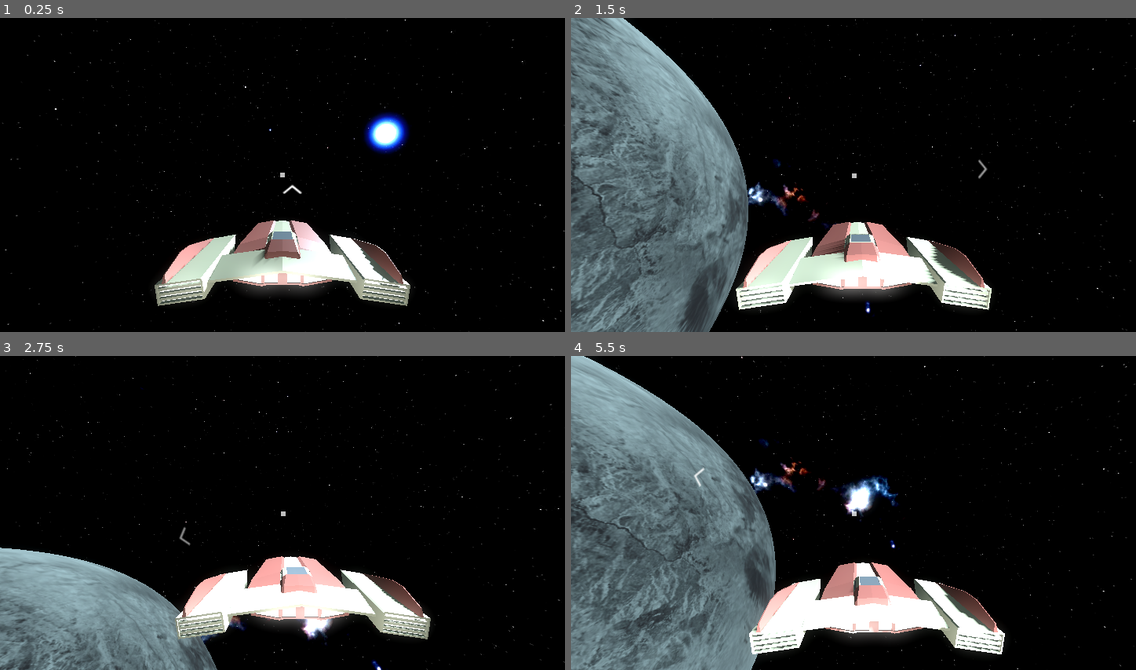
Above: before the commit, frames 1-4 (two rows, left to right).
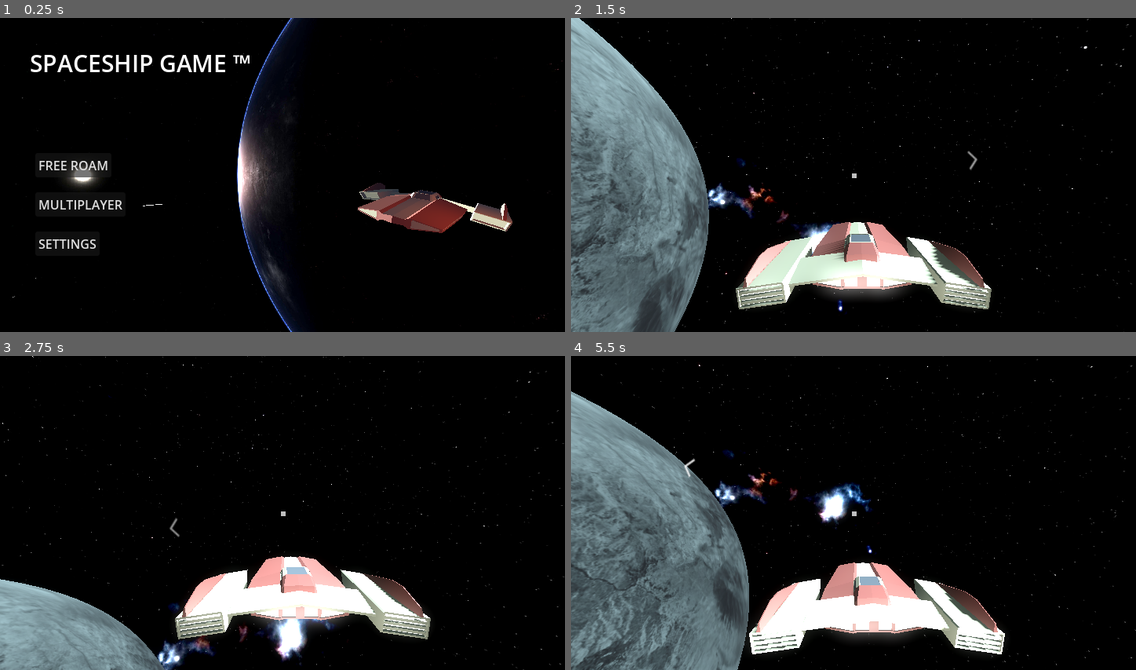
Above: after the commit, the same moments.

Repository: sacul2345/spaceshipGAME
Game: Godot game, scene res://scenes/MainMenu.tscn
The game is run twice, just before and just after one commit, with the same random seed, the same clock (stepped at 60 frames per second) and the same inputs. Before the commit the project starts from res://scenes/game_area.tscn.
Inputs (mouse positions are in pixels of both pictures, inside the frame that each line leads up to):
- Up to frame 1 (0.25 s): no input
- Up to frame 2 (1.5 s): click (644, 165) at 0.5 s, where only the run after the commit has a clickable "FREE ROAM"; move the mouse to (977, 159) at 1.27 s; hold E (roll_Right) from 1.28 s (still down); hold F (attack) from 1.28 s (still down)
- Up to frame 3 (2.75 s): move the mouse to (169, 528) at 2.02 s; release E (roll_Right) at 2.03 s; release F (attack) at 2.03 s; hold S (back) from 2.03 s (still down); tap Shift (boost) at 2.1 s
- Up to frame 4 (5.5 s): move the mouse to (910, 443) at 2.77 s; release S (back) at 2.78 s; hold E (roll_Right) 2.78-3.53 s; hold W (foward) 2.78-3.53 s; move the mouse to (825, 575) at 3.52 s; hold Space (up) 3.53-4.28 s; tap F (attack) at 3.6 s; move the mouse to (1023, 560) at 4.27 s; hold Shift (boost) 4.28-5.03 s; hold Q (roll_Left) from 4.28 s (still down); move the mouse to (684, 465) at 5.02 s; tap W (foward) at 5.1 s

The runs differ from the first frame. In frame 1, 16% of the frame differs, in the area x 0-100%, y 0-100%; in frame 2, 20%; in frame 3, 10%; in frame 4, 19%.

Commit message:
added a main menu! also finally fixed that dumbass stupid ass corssair beimg off center bullshit...

Diff:
--- /dev/null
+++ b/models/spaceshiptest_2.gd
@@ -0,0 +1,8 @@
+extends Node3D
+var time : float
+
+func _process(delta: float) -> void:
+
+	position.y += sin(.4*time) * delta
+	rotation.x = 2*sin(.4*time) * delta
+	time+=.01
--- a/project.godot
+++ b/project.godot
@@ -11,7 +11,7 @@
 [application]
 
 config/name="Spaceship Game"
-run/main_scene="res://scenes/game_area.tscn"
+run/main_scene="uid://cwuq4xsukjck7"
 config/features=PackedStringArray("4.4", "Forward Plus")
 config/icon="res://icon.svg"
 
@@ -94,3 +94,4 @@
 
 renderer/rendering_method="gl_compatibility"
 renderer/rendering_method.mobile="gl_compatibility"
+textures/vram_compression/import_etc2_astc=true
--- /dev/null
+++ b/scenes/MainMenu.tscn
@@ -0,0 +1,135 @@
+[gd_scene load_steps=14 format=3 uid="uid://cwuq4xsukjck7"]
+
+[ext_resource type="Texture2D" uid="uid://yxxvdpr3hji0" path="res://textures/artplanetskybox.jpg" id="1_ow34m"]
+[ext_resource type="PackedScene" uid="uid://cw6kmw1ilhxi7" path="res://models/spaceshiptest2.glb" id="2_0ykhv"]
+[ext_resource type="Script" uid="uid://dol6mhh2fme11" path="res://models/spaceshiptest_2.gd" id="3_2wh52"]
+[ext_resource type="AudioStream" uid="uid://d1tth2amwplqm" path="res://audio/engine3.wav" id="4_ow34m"]
+[ext_resource type="AudioStream" uid="uid://drvdk5fsuy4el" path="res://audio/music/Cosmic Interlude.mp3" id="5_826wr"]
+[ext_resource type="Script" uid="uid://dm58ccq2xis48" path="res://scenes/Mainmenu.gd" id="5_ucygd"]
+[ext_resource type="AudioStream" uid="uid://co1ullbe4bdli" path="res://audio/music/Inner Guidance.mp3" id="6_ucygd"]
+
+[sub_resource type="PanoramaSkyMaterial" id="PanoramaSkyMaterial_0ykhv"]
+panorama = ExtResource("1_ow34m")
+filter = false
+energy_multiplier = 2.0
+
+[sub_resource type="Sky" id="Sky_2wh52"]
+sky_material = SubResource("PanoramaSkyMaterial_0ykhv")
+
+[sub_resource type="Environment" id="Environment_ow34m"]
+background_mode = 2
+sky = SubResource("Sky_2wh52")
+ambient_light_source = 2
+ambient_light_color = Color(0.184314, 0.219608, 0.321569, 1)
+fog_light_color = Color(0.827597, 0.757706, 0.695, 1)
+
+[sub_resource type="StandardMaterial3D" id="StandardMaterial3D_3m36u"]
+shading_mode = 0
+albedo_color = Color(0.962546, 0.962546, 0.962546, 1)
+
+[sub_resource type="TubeTrailMesh" id="TubeTrailMesh_0ykhv"]
+material = SubResource("StandardMaterial3D_3m36u")
+radius = 0.001
+section_length = 0.01
+cap_top = false
+cap_bottom = false
+
+[sub_resource type="AudioStreamPlaylist" id="AudioStreamPlaylist_ow34m"]
+shuffle = true
+fade_time = 1.0
+stream_count = 2
+stream_0 = ExtResource("6_ucygd")
+stream_1 = ExtResource("5_826wr")
+
+[node name="Menu" type="Node3D"]
+
+[node name="WorldEnvironment" type="WorldEnvironment" parent="."]
+environment = SubResource("Environment_ow34m")
+
+[node name="Camera3D" type="Camera3D" parent="."]
+transform = Transform3D(-0.698303, 0, -0.715802, 0, 1, 0, 0.715802, 0, -0.698303, 0, 0, 0)
+
+[node name="DirectionalLight3D" type="DirectionalLight3D" parent="."]
+transform = Transform3D(-4.37114e-08, 0, 1, 0, 1, 0, -1, 0, -4.37114e-08, 5.53534, 0, 0)
+light_energy = 5.0
+
+[node name="spaceshiptest2" parent="." instance=ExtResource("2_0ykhv")]
+transform = Transform3D(0.990268, -0.139173, 0, 0.139173, 0.990268, 0, 0, 0, 1, 4.77818, -4.61618, 14.8348)
+script = ExtResource("3_2wh52")
+
+[node name="enginehum" type="AudioStreamPlayer3D" parent="spaceshiptest2"]
+transform = Transform3D(0.99022, 0.139519, 0, -0.139519, 0.99022, 0, 0, 0, 1, -4.0874, 5.23768, 0.770836)
+stream = ExtResource("4_ow34m")
+volume_db = 1.0
+pitch_scale = 0.4
+autoplay = true
+
+[node name="SpotLight3D" type="SpotLight3D" parent="spaceshiptest2"]
+transform = Transform3D(-0.524953, 0.404191, -0.749036, 0.0737772, 0.898344, 0.433054, 0.847928, 0.172071, -0.501408, -11.4851, 6.27567, -2.13839)
+light_color = Color(0.693229, 0.328853, 0.15179, 1)
+light_energy = 16.0
+spot_range = 21.2236
+
+[node name="spaceDust" type="CPUParticles3D" parent="."]
+transform = Transform3D(0.999997, 0, 0, 0, -4.37112e-08, -0.999995, 0, 0.999995, -4.37112e-08, 2.65457, 3.53281, -39.0414)
+cast_shadow = 0
+ignore_occlusion_culling = true
+gi_mode = 0
+amount = 80
+mesh = SubResource("TubeTrailMesh_0ykhv")
+emission_shape = 2
+emission_sphere_radius = 35.0
+direction = Vector3(0, 1, 0)
+spread = 0.0
+gravity = Vector3(0, 0, 0)
+initial_velocity_min = 50.0
+initial_velocity_max = 150.0
+scale_amount_max = 100.0
+
+[node name="Control" type="Control" parent="." node_paths=PackedStringArray("freeRoamButton")]
+layout_mode = 3
+anchors_preset = 0
+offset_right = 40.0
+offset_bottom = 40.0
+script = ExtResource("5_ucygd")
+freeRoamButton = NodePath("Free Roam Button")
+
+[node name="Label" type="Label" parent="Control"]
+layout_mode = 0
+offset_left = 38.0
+offset_top = 36.0
+offset_right = 320.0
+offset_bottom = 97.0
+theme_override_font_sizes/font_size = 30
+text = "SPACESHIP GAME ™"
+
+[node name="Free Roam Button" type="Button" parent="Control"]
+layout_mode = 2
+offset_left = 45.0
+offset_top = 172.0
+offset_right = 53.0
+offset_bottom = 180.0
+text = "FREE ROAM"
+
+[node name="Multiplayer button" type="Button" parent="Control"]
+layout_mode = 0
+offset_left = 45.0
+offset_top = 222.0
+offset_right = 53.0
+offset_bottom = 230.0
+text = "MULTIPLAYER"
+
+[node name="Button" type="Button" parent="Control"]
+layout_mode = 0
+offset_left = 45.0
+offset_top = 272.0
+offset_right = 127.0
+offset_bottom = 303.0
+text = "SETTINGS"
+
+[node name="Menu Music" type="AudioStreamPlayer" parent="."]
+stream = SubResource("AudioStreamPlaylist_ow34m")
+volume_db = -1.0
+autoplay = true
+
+[connection signal="pressed" from="Control/Free Roam Button" to="Control" method="_on_free_roam_button_pressed"]
--- /dev/null
+++ b/scenes/Mainmenu.gd
@@ -0,0 +1,10 @@
+extends Control
+
+@export var freeRoamButton : Button
+var freeRoamScene = load("res://scenes/game_area.tscn")
+
+
+func _on_free_roam_button_pressed() -> void:
+	get_tree().change_scene_to_file("res://scenes/game_area.tscn")
+	Input.set_mouse_mode(Input.MOUSE_MODE_HIDDEN)
+	Hud.visible = true
--- a/scenes/hud.tscn
+++ b/scenes/hud.tscn
@@ -5,6 +5,7 @@
 [ext_resource type="Script" uid="uid://bwsf8pdq64hqx" path="res://scripts/movingCross.gd" id="3_h56q6"]
 
 [node name="Hud" type="CanvasLayer"]
+visible = false
 
 [node name="centerCross" type="TextureRect" parent="."]
 anchors_preset = 8
@@ -13,9 +14,9 @@
 anchor_right = 0.5
 anchor_bottom = 0.5
 offset_left = -1.0
-offset_top = -1.0
+offset_top = -0.999985
 offset_right = 1.0
-offset_bottom = 1.0
+offset_bottom = 1.00002
 grow_horizontal = 2
 grow_vertical = 2
 scale = Vector2(3.06, 3.06)
@@ -31,8 +32,10 @@
 anchor_top = 0.5
 anchor_right = 0.5
 anchor_bottom = 0.5
-offset_right = 25.0
-offset_bottom = 25.0
+offset_left = -12.5
+offset_top = -12.5
+offset_right = 12.5
+offset_bottom = 12.5
 grow_horizontal = 2
 grow_vertical = 2
 pivot_offset = Vector2(12.5, 12.5)
@@ -42,3 +45,5 @@
 expand_mode = 1
 script = ExtResource("3_h56q6")
 centerCross = NodePath("../centerCross")
+
+[connection signal="tree_entered" from="." to="movingCross" method="_on_hud_tree_entered"]
--- a/scenes/ship.tscn
+++ b/scenes/ship.tscn
@@ -6,11 +6,11 @@
 [ext_resource type="Script" uid="uid://xdo2blghyipu" path="res://scripts/spaceDust.gd" id="4_anfqm"]
 [ext_resource type="Script" uid="uid://ctl0u3u0xe4v" path="res://scripts/Weapons.gd" id="6_o6kr3"]
 [ext_resource type="Texture2D" uid="uid://dpnxlmbtqty0c" path="res://textures/FOOTAGECRATE-MachingGunMuzzleFlashSide3-prev-full.png" id="7_1luoq"]
-[ext_resource type="AudioStream" uid="uid://wc1b7uiglcao" path="res://gunshot.wav" id="7_03y04"]
-[ext_resource type="AudioStream" uid="uid://cp1fsgr6kdl6p" path="res://engine.wav" id="8_8qiel"]
-[ext_resource type="AudioStream" uid="uid://d1tth2amwplqm" path="res://engine3.wav" id="8_bseor"]
+[ext_resource type="AudioStream" uid="uid://wc1b7uiglcao" path="res://audio/gunshot.wav" id="7_03y04"]
+[ext_resource type="AudioStream" uid="uid://cp1fsgr6kdl6p" path="res://audio/engine.wav" id="8_8qiel"]
+[ext_resource type="AudioStream" uid="uid://d1tth2amwplqm" path="res://audio/engine3.wav" id="8_bseor"]
 [ext_resource type="Script" uid="uid://dts242s7lh2sq" path="res://scripts/ShipAudio.gd" id="9_itrim"]
-[ext_resource type="AudioStream" uid="uid://d11vtihx1nofj" path="res://enginewah.wav" id="11_tlr80"]
+[ext_resource type="AudioStream" uid="uid://d11vtihx1nofj" path="res://audio/enginewah.wav" id="11_tlr80"]
 
 [sub_resource type="BoxShape3D" id="BoxShape3D_8wen1"]
 size = Vector3(5.66, 0.901, 6.976)
--- a/scripts/Weapons.gd
+++ b/scripts/Weapons.gd
@@ -70,7 +70,7 @@
 		drawTracer(gun1.global_position,gun1.global_rotation_degrees,explosionPos)
 
 		var explosion : Node3D = explosionInstance.instantiate()
-		await get_tree().create_timer(gunDisatnce/BULLETSPEED).timeout
+		await get_tree().create_timer(gunDisatnce/(BULLETSPEED*10)).timeout
 		get_tree().current_scene.add_child(explosion)
 		explosion.position = explosionPos
 	else:
@@ -84,7 +84,7 @@
 		drawTracer(gun2.global_position,gun2.global_rotation_degrees,explosionPos)
 
 		var explosion : Node3D = explosionInstance.instantiate()
-		await get_tree().create_timer(gunDisatnce/BULLETSPEED).timeout
+		await get_tree().create_timer(gunDisatnce/(BULLETSPEED*10)).timeout
 		get_tree().current_scene.add_child(explosion)
 		explosion.position = explosionPos
 	else:
--- a/scripts/movingCross.gd
+++ b/scripts/movingCross.gd
@@ -13,7 +13,8 @@
 var arrowAlpha : float
 
 func _ready():
-	Input.set_mouse_mode(Input.MOUSE_MODE_HIDDEN)
+	pivot_offset = size / 2
+
 
 func _input(_event):
 	if(centerCross != null):
@@ -25,10 +26,10 @@
 
 	axisDistance = crossPos - viewCenter
 	distance = mousePos.distance_to(viewCenter)
-	centerRad = atan2(axisDistance.y + 20,axisDistance.x + 10) #I have no idea why i need to add these random numbers but they center the point where the crosshair orbits
+	centerRad = atan2(axisDistance.y + size.y/2, axisDistance.x + size.x/2)
 
 	if(distance < 255):
 		self_modulate.a = (distance - 5)/255
 
-	position = mousePos
+	position = mousePos - size/2
 	rotation = centerRad + PI/2
Not shown, changed: audio/engine.wav.import
Not shown, changed: audio/engine3.wav.import
Not shown, changed: audio/enginewah.wav.import
Not shown, changed: audio/gunshot.wav.import
Not shown, added: audio/music/Cosmic Interlude.mp3.import
Not shown, added: audio/music/Inner Guidance.mp3.import
Not shown, changed: export_presets.cfg
Not shown, added: models/spaceshiptest_2.gd.uid
Not shown, added: scenes/Mainmenu.gd.uid
Not shown: 1 places in scenes/ship.tscn that only renumber resources
Not shown, changed: textures/4k_haumea_fictional.jpg.import
Not shown, changed: textures/FOOTAGECRATE-MachingGunMuzzleFlashSide3-prev-full.png.import
(and 16 more such lines)
